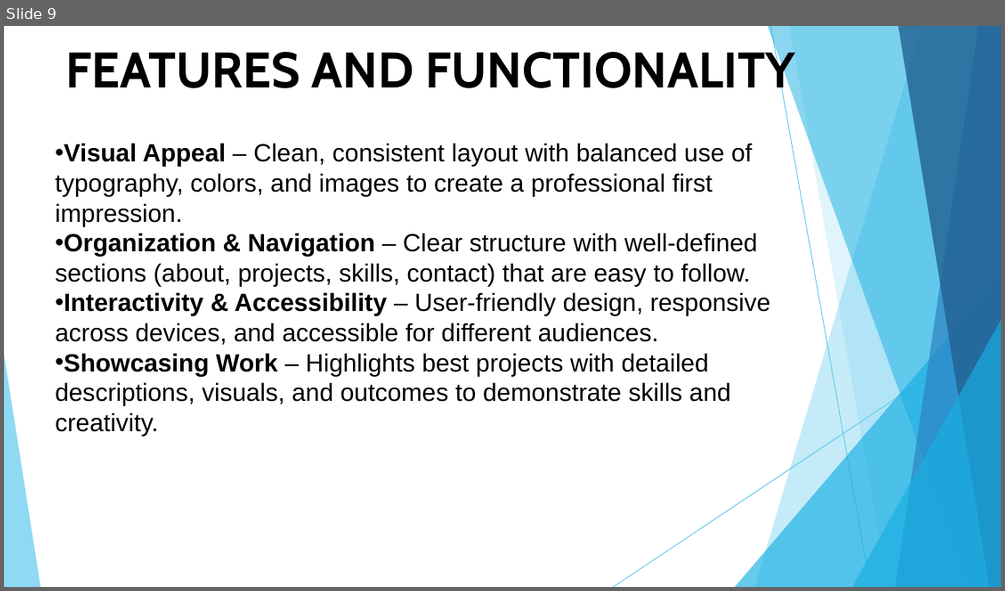
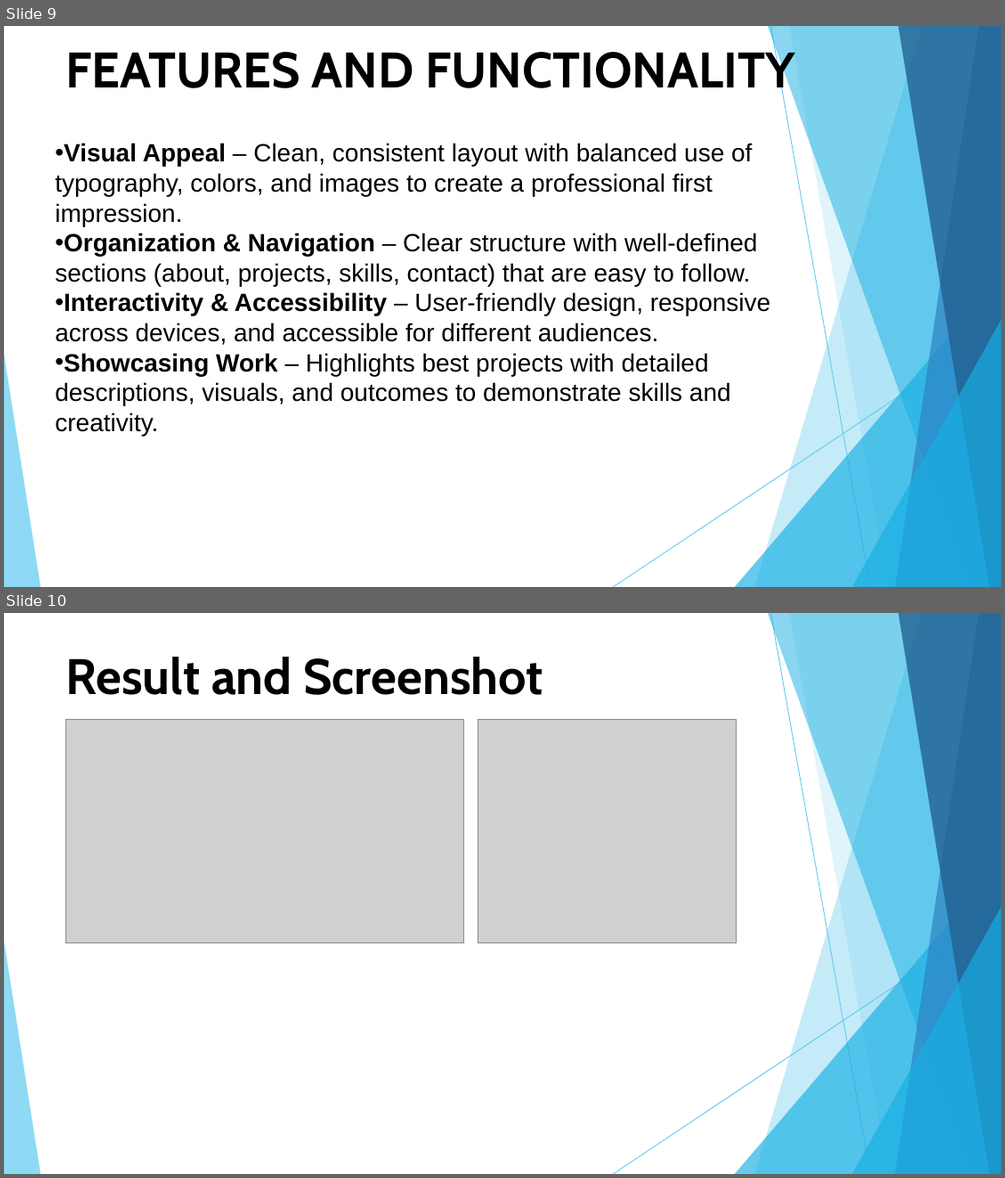
Before and after one commit to A-Mohammed-Imran/NM---Portfolio-Project, a slide deck: Imran Portfolio.pptx. Shown one above the other, each under a label of ours: slide 9 before the commit, slides 9 and 10 after it. The pictures are 1005x591 and 1005x1178 pixels, drawn with LibreOffice and Linux fonts; fonts in the diff are those of the drawing; grey boxes stand for pictures. Boxes give left, top, right and bottom in pixels: in the first picture for what was removed or moved away, otherwise in the second. Text is boxed around its words. In the diff, an @@ line names an element or a change of style, - is before the commit and + after.

```diff
--- a/Imran Portfolio.pptx
+++ b/Imran Portfolio.pptx
@@ slide 10 added at box(4, 613, 1001, 1174), background #FFFFFF; not listed: 10 template elements that a slide beside it also shows @@
@@ title added at box(65, 657, 543, 695), 48 pt, text #000000, bold @@
+Result and Screenshot
@@ picture added at box(66, 719, 464, 943) @@
@@ picture added at box(477, 719, 736, 943) @@
```
